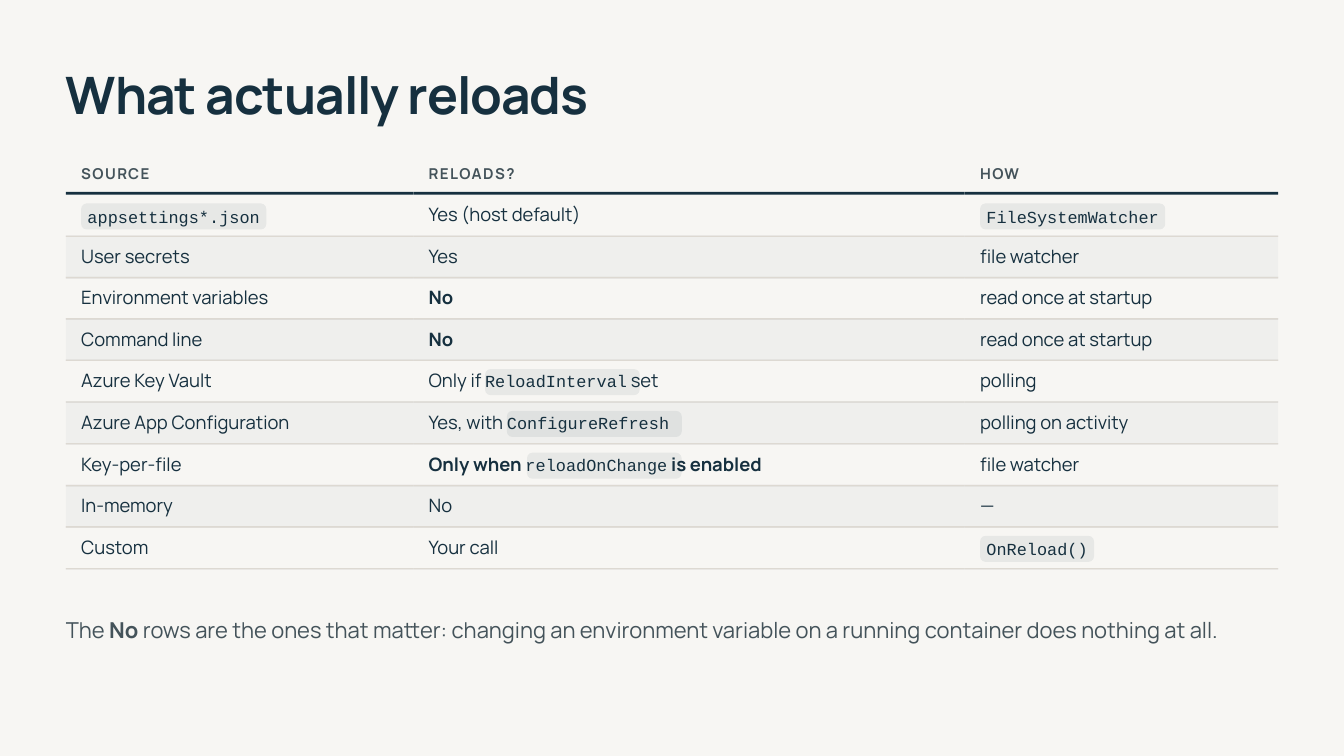
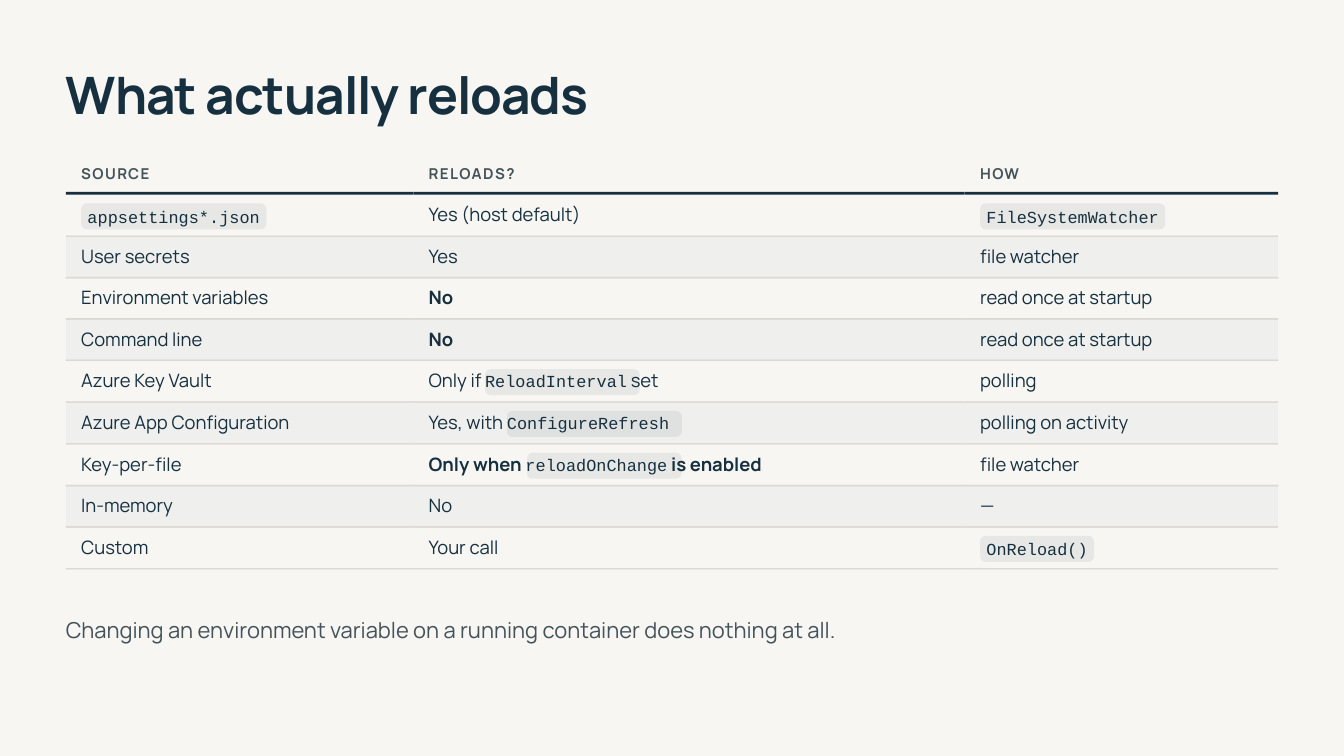
Before and after one commit to 1kevgriff/modern-dotnet-configuration, a slide deck: slide 42 of slides/modern-dotnet-configuration.pptx (slide 44 before the commit). Drawn at 1344x756 pixels with LibreOffice and Linux fonts; fonts in the diff are those of the drawing. Boxes give left, top, right and bottom in pixels: in the first picture for what was removed or moved away, otherwise in the second. Text is boxed around its words. In the diff, an @@ line names an element or a change of style, - is before the commit and + after.

```diff
--- a/slides/modern-dotnet-configuration.pptx
+++ b/slides/modern-dotnet-configuration.pptx
@@ text at [66, 622, 835, 644]: text changed @@
-The No rows are the ones that matter: changing an environment variable on a running container does nothing at all.
+Changing an environment variable on a running container does nothing at all.
```
Also in this commit, not shown: 10 other slides changed, 3 slides added, 7 slides removed, 3 other files.
